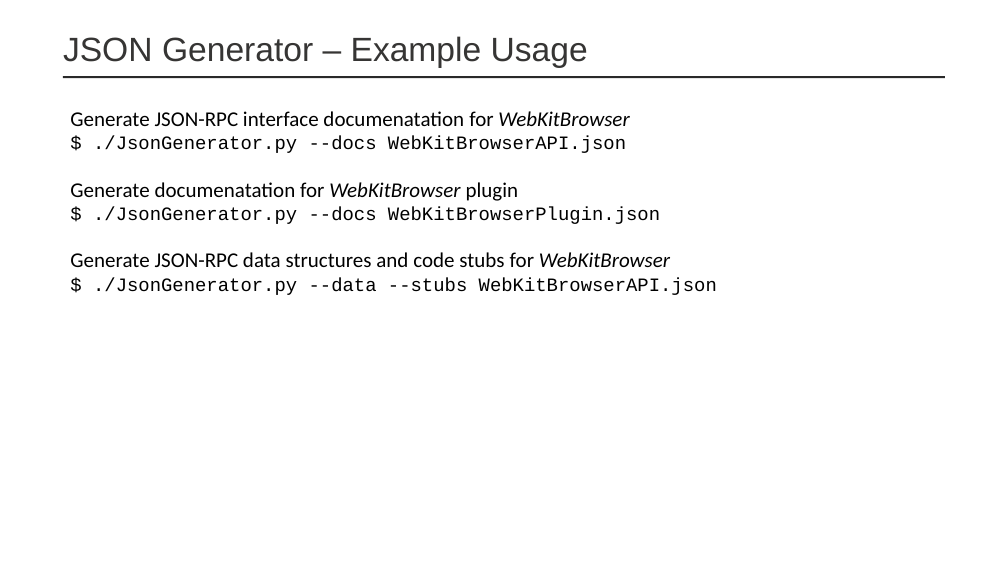
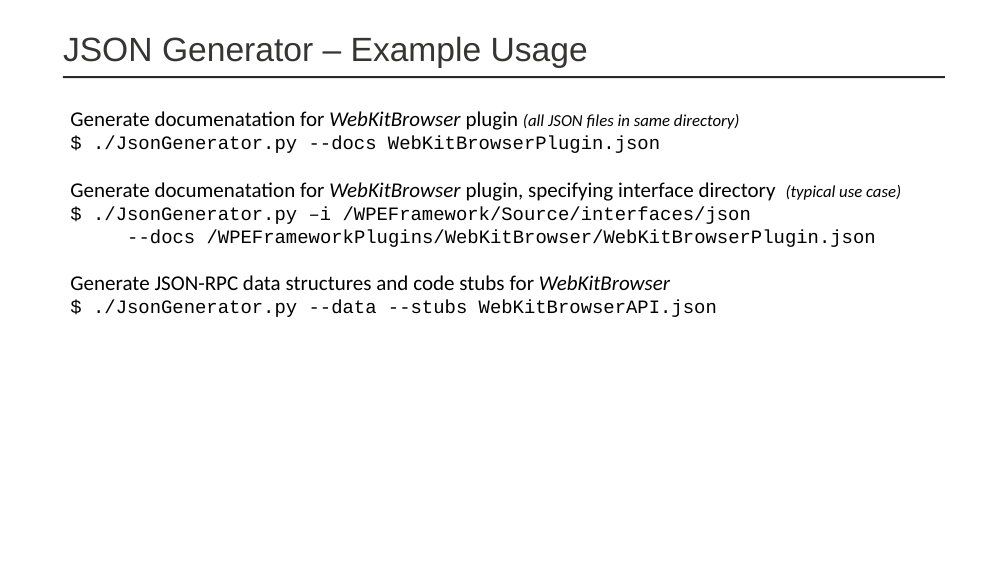
Before and after one commit to WebPlatformForEmbedded/Documentation, a slide deck: slide 4 of Thunder/JsonGenerator_Overview.pptx. Drawn at 1008x567 pixels with LibreOffice and Linux fonts; fonts in the diff are those of the drawing; background and template pictures are left out. Boxes give left, top, right and bottom in pixels: in the first picture for what was removed or moved away, otherwise in the second. Text is boxed around its words. In the diff, an @@ line names an element or a change of style, - is before the commit and + after.

Commit message:
Update JsonGenerator_Overview with latest command line dump

```diff
--- a/Thunder/JsonGenerator_Overview.pptx
+++ b/Thunder/JsonGenerator_Overview.pptx
@@ text at [70,111,740,130]: text changed; italic on @@
-Generate JSON-RPC interface documenatation for WebKitBrowser
-$ ./JsonGenerator.py --docs WebKitBrowserAPI.json
-Generate documenatation for WebKitBrowser plugin
+Generate documenatation for WebKitBrowser plugin (all JSON files in same directory)
@@ text at [70,182,901,247]: paragraphs added @@
+Generate documenatation for WebKitBrowser plugin, specifying interface directory (typical use case)
+$ ./JsonGenerator.py –i /WPEFramework/Source/interfaces/json
+--docs /WPEFrameworkPlugins/WebKitBrowser/WebKitBrowserPlugin.json
```
Also in this commit, not shown: 4 other slides changed, 1 slide added.
